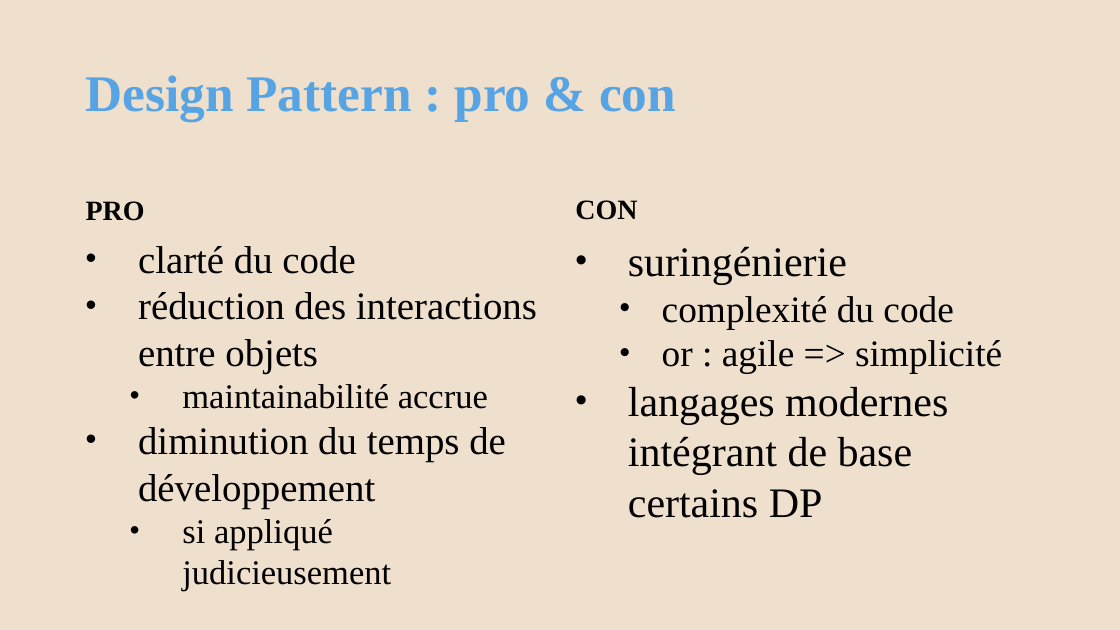
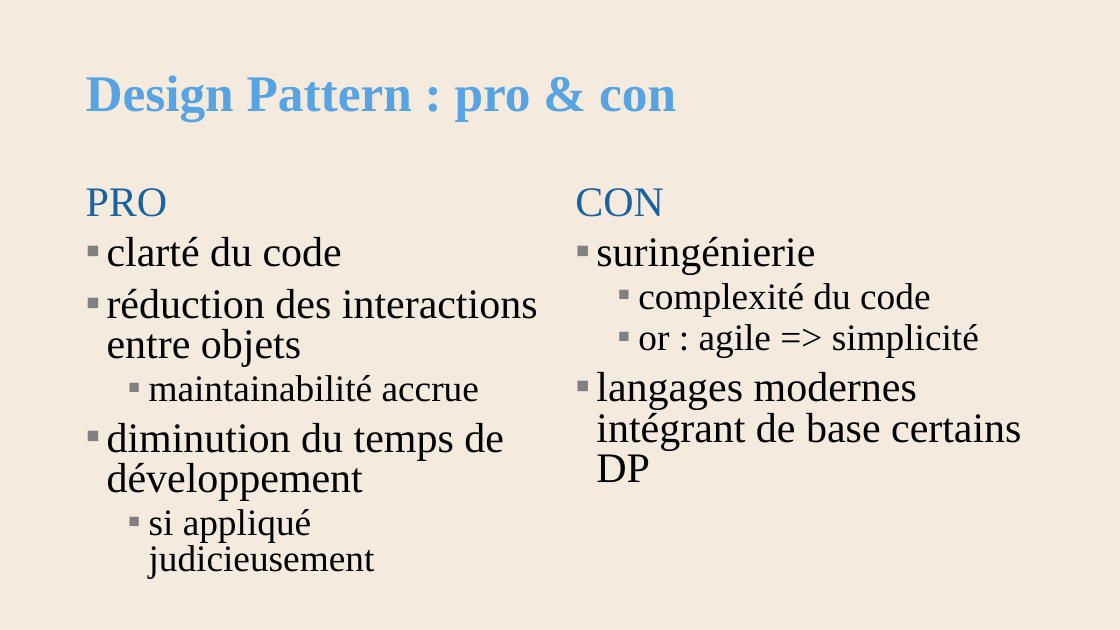
Before and after one commit to AlainWafflard/4IPO3, a slide deck: slide 6 of syllabus/17-POO-design-pattern/17_syllabus.pptx. Drawn at 1120x630 pixels with LibreOffice and Linux fonts; fonts in the diff are those of the drawing; background and template pictures are left out. Boxes give left, top, right and bottom in pixels: in the first picture for what was removed or moved away, otherwise in the second. Text is boxed around its words. In the diff, an @@ line names an element or a change of style, - is before the commit and + after.

```diff
--- a/syllabus/17-POO-design-pattern/17_syllabus.pptx
+++ b/syllabus/17-POO-design-pattern/17_syllabus.pptx
@@ background #EFDFCD to #F5EADE @@
@@ text "PRO" at (86,188,168,217): size 24 to 36 pt, text colour #000000 to #1963A1, bold off; line spacing 1 to 0.9; more space between paragraphs @@
@@ text "CON" at (575,188,664,217): size 24 to 36 pt, text colour #000000 to #1963A1, bold off; indent changed @@
@@ text "clarté du code" at (107,236,538,578): size 33.3 to 36 pt in "clarté du code", "réduction des interactions entre objets", "diminution du temps de développement"; size 29.6 to 32 pt in "maintainabilité accrue", "si appliqué judicieusement"; bullet • to ▪; line spacing 1 to 0.8; more space between paragraphs @@
@@ text "suringénierie" at (596,236,1021,482): bullet • to ▪; line spacing 1 to 0.8; more space between paragraphs @@
```
Also in this commit, not shown: 67 other slides changed, 33 other files.
